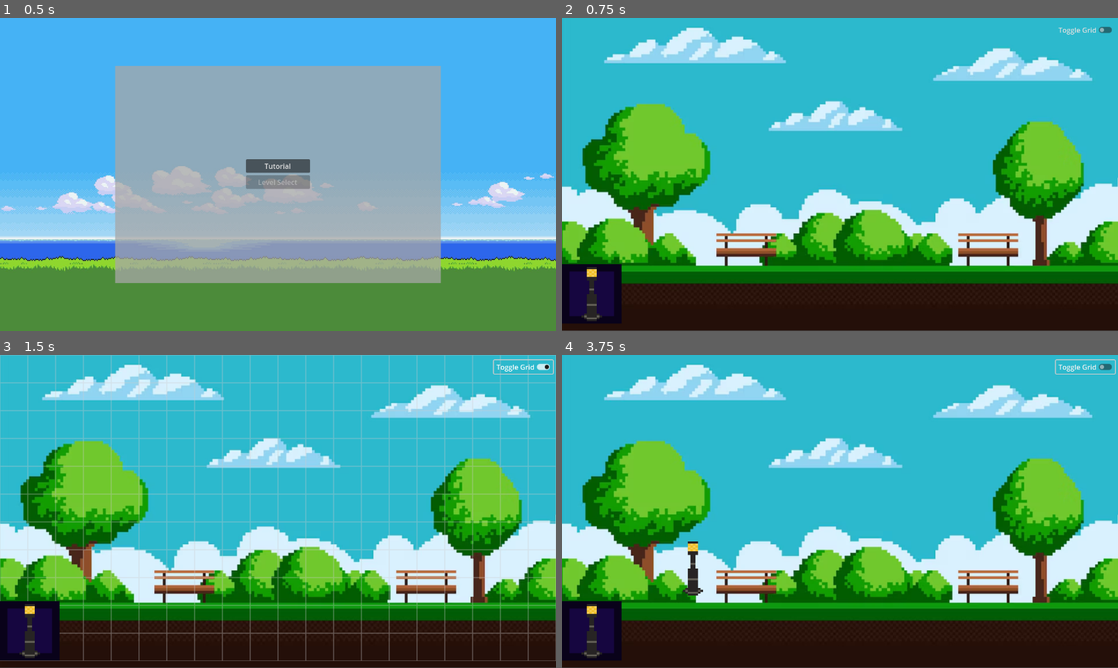
Above: before the commit, frames 1-4 (two rows, left to right).
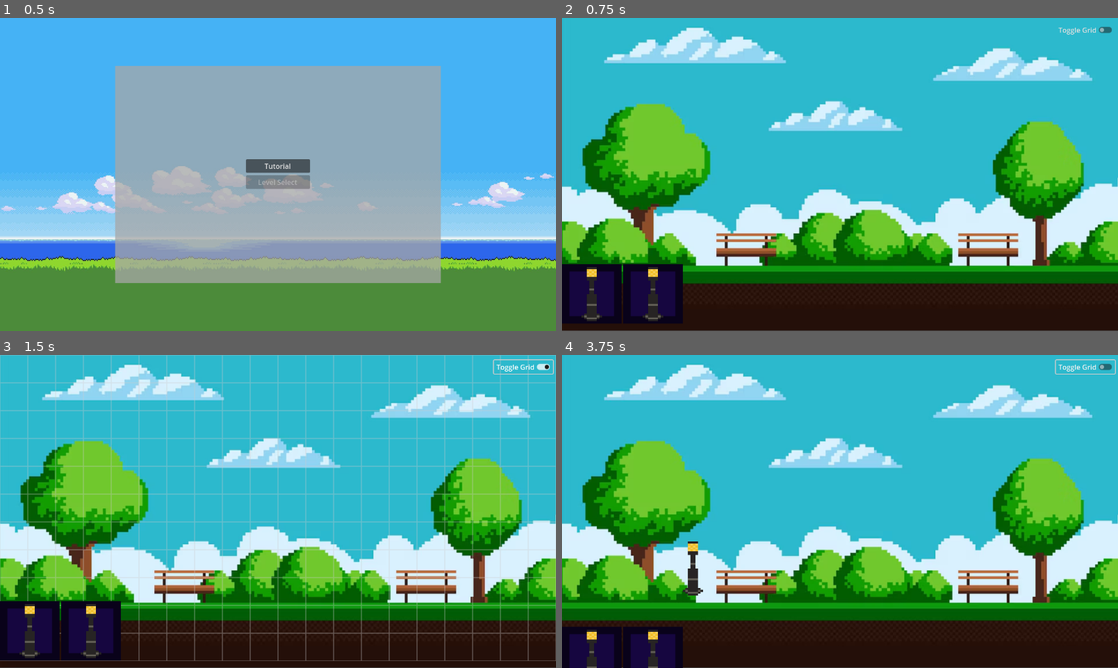
Above: after the commit, the same moments.

Repository: SkinnyJeansPear/PX-Group-2-Repo
Game: Godot game, scene res://Scenes/main_menu.tscn
Same seed, same stepped clock (60 frames per second), same inputs: the game is played once before the commit and once after it.
Inputs (mouse positions are in pixels of both pictures, inside the frame that each line leads up to):
- Up to frame 1 (0.5 s): no input
- Up to frame 2 (0.75 s): click "Tutorial" at 0.5 s
- Up to frame 3 (1.5 s): click "Toggle Grid" at 1.25 s
- Up to frame 4 (3.75 s): click "Toggle Grid" at 2 s; click "Toggle Grid" at 2.75 s; tap Enter at 3.5 s; drag from (589, 630) to (895, 442) at 3.52 s

Frame 1 is identical in both runs. In frame 2, 2.0% of the frame differs, in the area x 11-22%, y 78-98%; in frame 3, 2.0%; in frame 4, 3.0%, in the area x 0-22%, y 78-100%.

Commit message:
Slide navbar animation
Navbar will now slide down when dragging an object into the scene

Diff:
--- a/Scenes/Levels/Test.tscn
+++ b/Scenes/Levels/Test.tscn
@@ -100,4 +100,26 @@
 expand_mode = 1
 script = ExtResource("4_jrtxw")
 
+[node name="TextureRect2" type="TextureRect" parent="NavBar/ScrollContainer/HBoxContainer"]
+layout_mode = 2
+texture = ExtResource("3_pdb2y")
+expand_mode = 2
+
+[node name="DraggableIcon" type="TextureRect" parent="NavBar/ScrollContainer/HBoxContainer/TextureRect2"]
+layout_mode = 1
+anchors_preset = 8
+anchor_left = 0.5
+anchor_top = 0.5
+anchor_right = 0.5
+anchor_bottom = 0.5
+offset_left = -32.5
+offset_top = -63.5
+offset_right = 31.5
+offset_bottom = 64.5
+grow_horizontal = 2
+grow_vertical = 2
+texture = ExtResource("3_jrtxw")
+expand_mode = 1
+script = ExtResource("4_jrtxw")
+
 [connection signal="toggled" from="TextureRect/Button" to="TextureRect/Button" method="_on_toggled"]
--- a/Scenes/Levels/object.gd
+++ b/Scenes/Levels/object.gd
@@ -6,6 +6,7 @@
 var dragging = false
 var drag_sprite: TextureRect = null
 var offset = Vector2.ZERO
+var nav_bar_tween = null
 
 @onready var drag_layer: Control = get_tree().get_root().get_node("Main/CanvasLayer/DragLayer")
 @onready var tilemap: TileMapLayer = get_tree().get_root().get_node("Main/Grid")
@@ -15,15 +16,39 @@
 	mouse_filter = MOUSE_FILTER_PASS
 
 func _gui_input(event):
-	if event is InputEventMouseButton and event.button_index == MOUSE_BUTTON_LEFT:
-		if event.pressed:
-			start_drag()
-		elif dragging:
+	if event is InputEventMouseButton and event.button_index == MOUSE_BUTTON_LEFT and event.pressed:
+		start_drag()
+
+func _input(event):
+	if event is InputEventMouseButton and event.button_index == MOUSE_BUTTON_LEFT and not event.pressed:
+		if dragging:
 			end_drag()
 
 func _process(_delta):
 	if dragging and drag_sprite:
 		drag_sprite.global_position = get_global_mouse_position() - offset
+
+func slide_nav_bar(hide: bool):
+	var start_pos = nav_bar.position
+	var end_pos: Vector2
+
+	if hide:
+		end_pos = start_pos + Vector2(0, nav_bar.size.y + 120)  # Slide downward
+	else:
+		end_pos = Vector2(start_pos.x, 0)  # Return to top
+
+	# Cancel any previous tween
+	if nav_bar_tween and nav_bar_tween.is_running():
+		nav_bar_tween.kill()
+
+	# Start a new tween
+	nav_bar_tween = create_tween()
+	nav_bar_tween.tween_property(nav_bar, "position", end_pos, 0.4) \
+		.set_trans(Tween.TRANS_SINE) \
+		.set_ease(Tween.EASE_IN_OUT)
+
+	# Optional: disable interaction while hidden
+	nav_bar.mouse_filter = MOUSE_FILTER_IGNORE if hide else MOUSE_FILTER_STOP
 
 func start_drag():
 	dragging = true
@@ -31,12 +56,14 @@
 	drag_sprite.set_script(null)
 	drag_layer.add_child(drag_sprite)
 
-	var sprite_size = drag_sprite.get_size()  # dynamically get size
+	var sprite_size = drag_sprite.get_size()
 	offset = sprite_size / 2
 
 	drag_sprite.global_position = get_global_mouse_position() - offset
 	drag_sprite.z_index = 1000
 
+	await get_tree().process_frame
+	slide_nav_bar(true)
 
 func end_drag():
 	dragging = false
@@ -49,6 +76,7 @@
 		drag_sprite.global_position = snap_to_tilemap(get_global_mouse_position())
 
 	drag_sprite = null
+	slide_nav_bar(false)
 
 func is_over_navbar() -> bool:
 	return nav_bar.get_global_rect().has_point(get_global_mouse_position())
